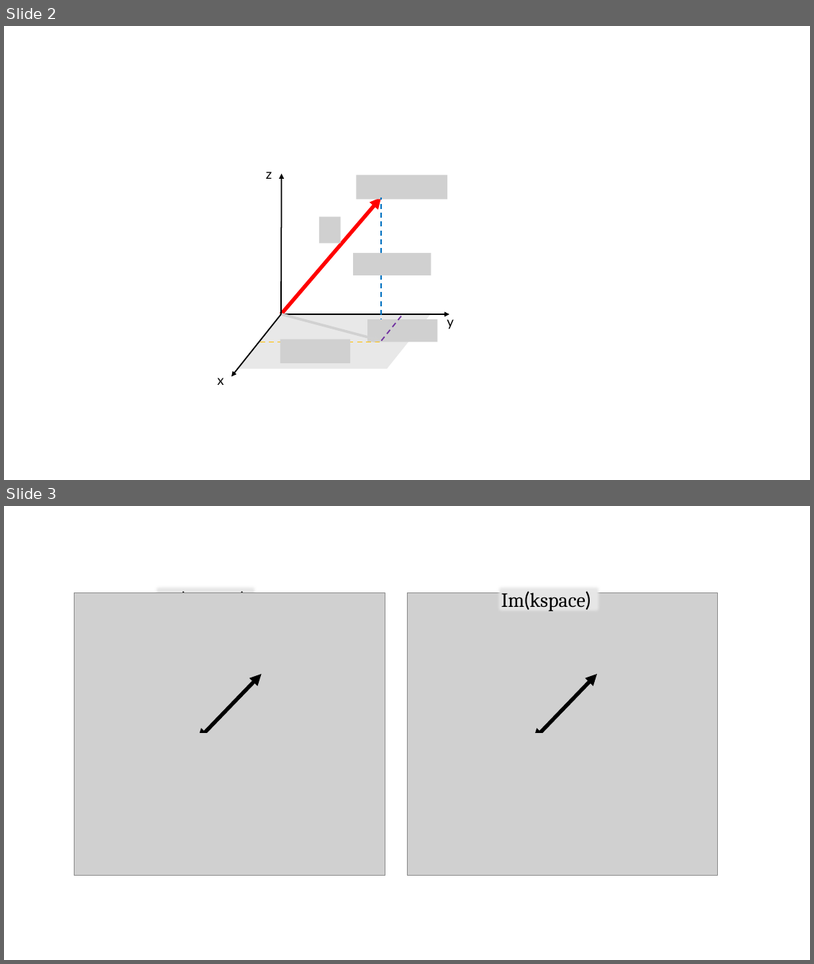
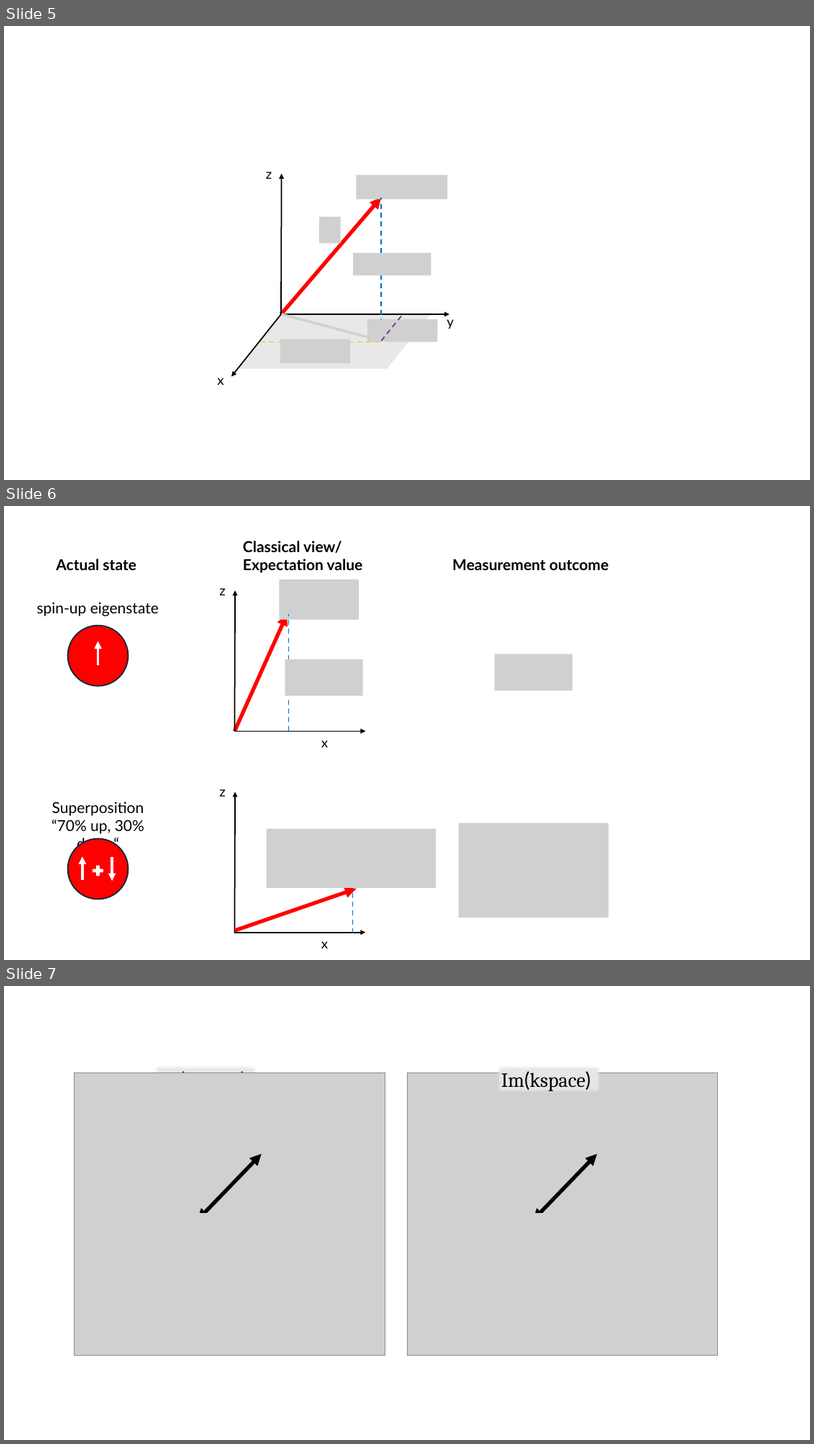
Before and after one commit to marlenekallass/NOS-FT-in-MRI-R-Tutorial, a slide deck: figures/figures.pptx. Shown one above the other, each under a label of ours: slides 2 and 3 before the commit, slides 5, 6 and 7 after it. The pictures are 814x964 and 814x1444 pixels, drawn with LibreOffice and Linux fonts; fonts in the diff are those of the drawing; grey boxes stand for pictures. Boxes give left, top, right and bottom in pixels: in the first picture for what was removed or moved away, otherwise in the second. Text is boxed around its words. In the diff, an @@ line names an element or a change of style, - is before the commit and + after.

```diff
--- a/figures/figures.pptx
+++ b/figures/figures.pptx
@@ slide 6 added at [4,506,810,960], background #FFFFFF @@
@@ text added at [243,541,363,573], 18 pt, text #000000, bold @@
+Classical view/
+Expectation value
@@ text added at [56,559,136,570], 18 pt, text #000000, bold @@
+Actual state
@@ text added at [453,559,609,570], 18 pt, text #000000, bold @@
+Measurement outcome
@@ text added at [219,588,225,595], 16 pt, text #000000 @@
+z
@@ arrow added from (234, 731) to (235, 591), #000000 1.5 pt @@
@@ picture added at [279,579,359,620] @@
@@ text added at [37,602,159,616], 18 pt, text #000000 @@
+spin-up eigenstate
@@ ellipse added at [67,626,128,686], fill #FF0000, outline #092A39 1.5 pt @@
@@ arrow added from (234, 731) to (287, 614), #FF0000 4.5 pt @@
@@ line added from (289, 731) to (289, 614), #0070C0 1.5 pt dashed @@
@@ arrow added from (98, 665) to (98, 641), #FFFFFF 3 pt @@
@@ picture added at [494,654,573,690] @@
@@ picture added at [286,659,363,696] @@
@@ arrow added from (234, 731) to (365, 731), #000000 1.5 pt @@
@@ text added at [322,740,328,747], 16 pt, text #000000 @@
+x
@@ text added at [52,801,144,848], 18 pt, text #000000 @@
+Superposition
+“70% up, 30% down“
@@ text added at [219,789,225,796], 16 pt, text #000000 @@
+z
@@ arrow added from (234, 932) to (235, 792), #000000 1.5 pt @@
@@ picture added at [267,829,436,888] @@
@@ picture added at [459,823,609,917] @@
@@ group added at [67,839,128,899]: 2 arrows, 1 ellipse, 1 plus sign @@
@@ arrow added from (235, 930) to (357, 888), #FF0000 4.5 pt @@
@@ line added from (353, 933) to (353, 886), #0070C0 1.5 pt dashed @@
@@ arrow added from (234, 932) to (365, 932), #000000 1.5 pt @@
@@ text added at [322,941,328,948], 16 pt, text #000000 @@
+x
@@ what was slide 2 is now slide 5 @@
@@ what was slide 3 is now slide 7 @@
```
Also in this commit, not shown: 4 other slides added, 23 other files.
